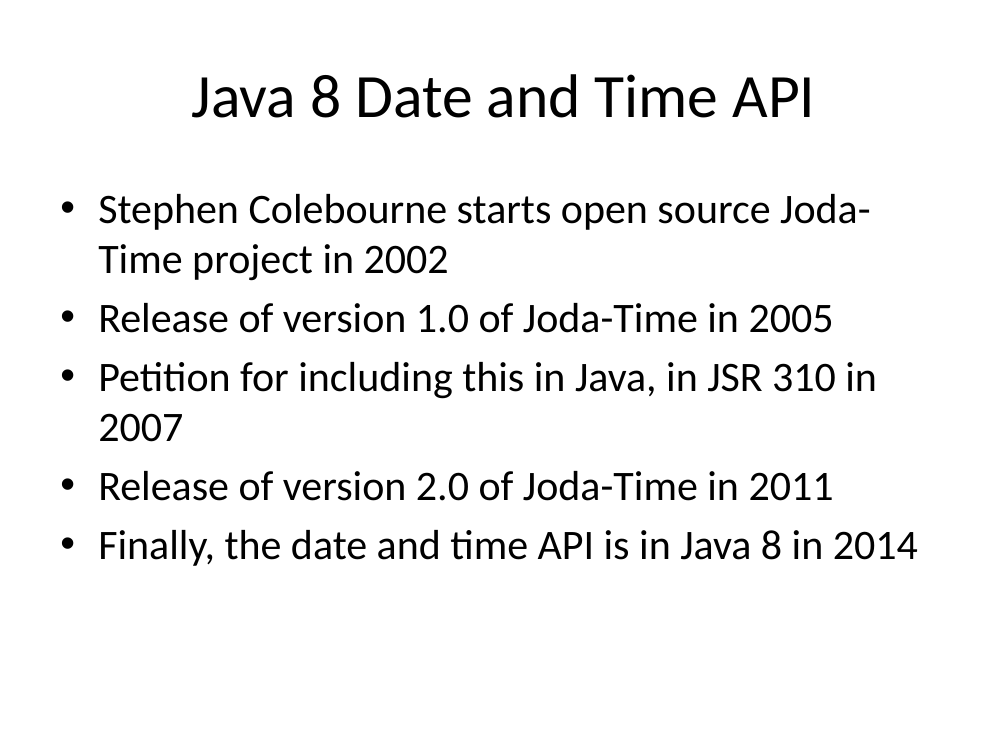
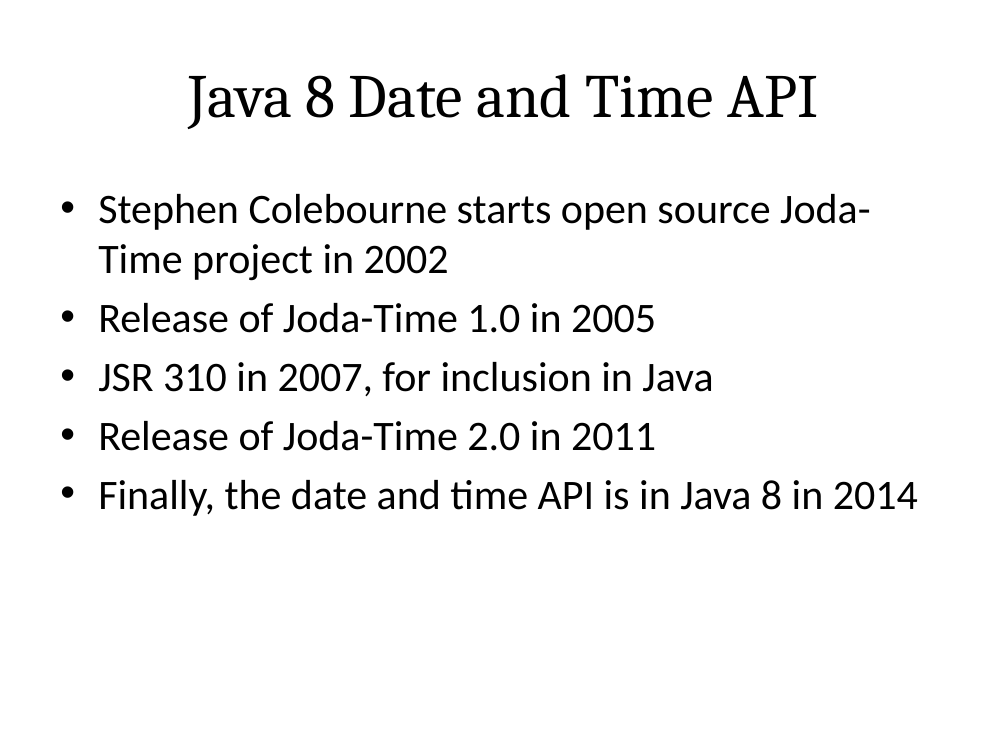
Before and after one commit to sualeh/make-a-date, a slide deck: slide 12 of Java 8 Date and Time API.pptx. Drawn at 1008x756 pixels with LibreOffice and Linux fonts; fonts in the diff are those of the drawing. Boxes give left, top, right and bottom in pixels: in the first picture for what was removed or moved away, otherwise in the second. Text is boxed around its words. In the diff, an @@ line names an element or a change of style, - is before the commit and + after.

```diff
--- a/Java 8 Date and Time API.pptx
+++ b/Java 8 Date and Time API.pptx
@@ title "Java 8 Date and Time ..." at [189, 74, 819, 129]: font Calibri to Cambria @@
@@ text at [98, 303, 713, 451]: text changed @@
-• Release of version 1.0 of Joda-Time in 2005
-• Petition for including this in Java, in JSR 310 in 2007
-• Release of version 2.0 of Joda-Time in 2011
+• Release of Joda-Time 1.0 in 2005
+• JSR 310 in 2007, for inclusion in Java
+• Release of Joda-Time 2.0 in 2011
```
Also in this commit, not shown: 42 other slides changed.
